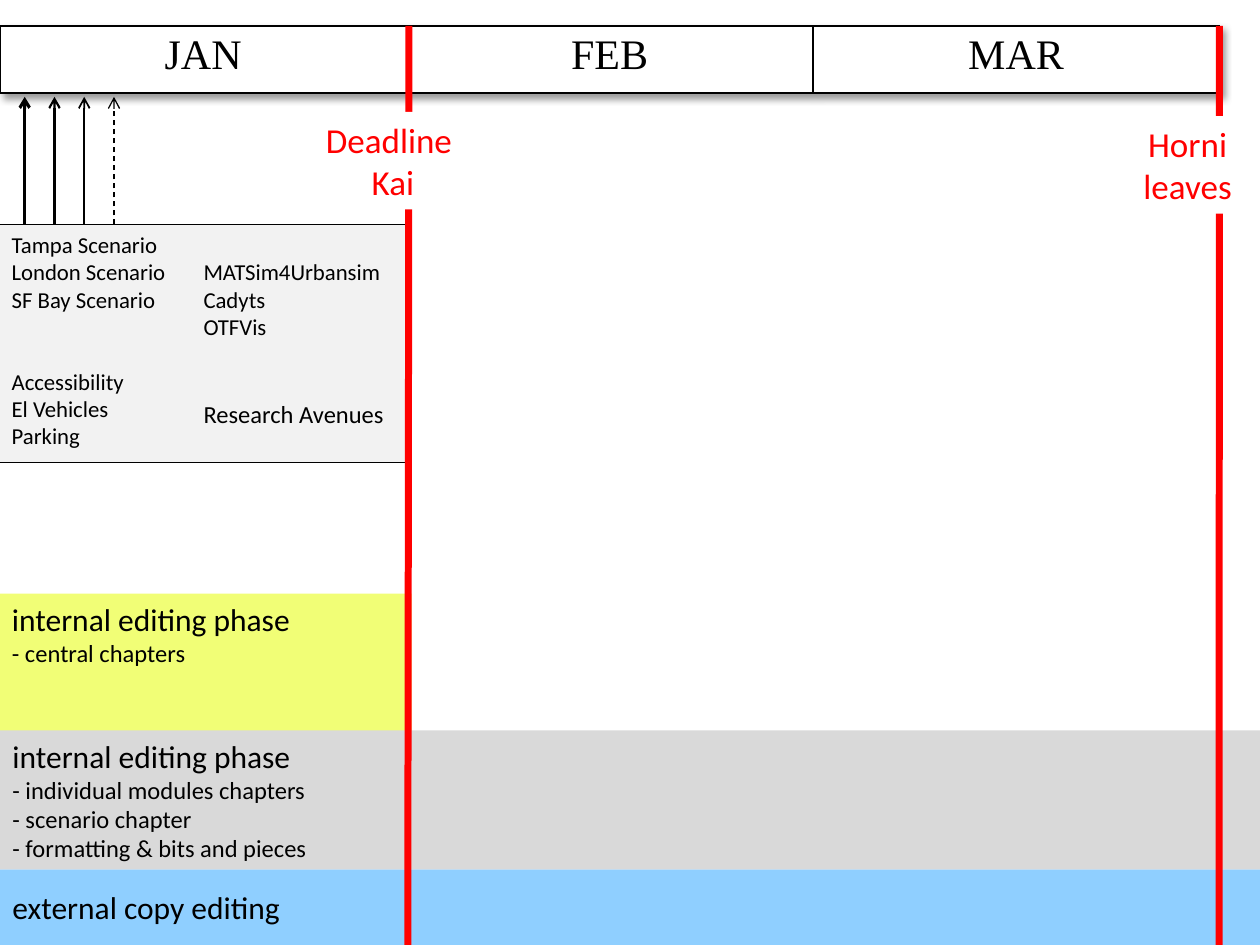
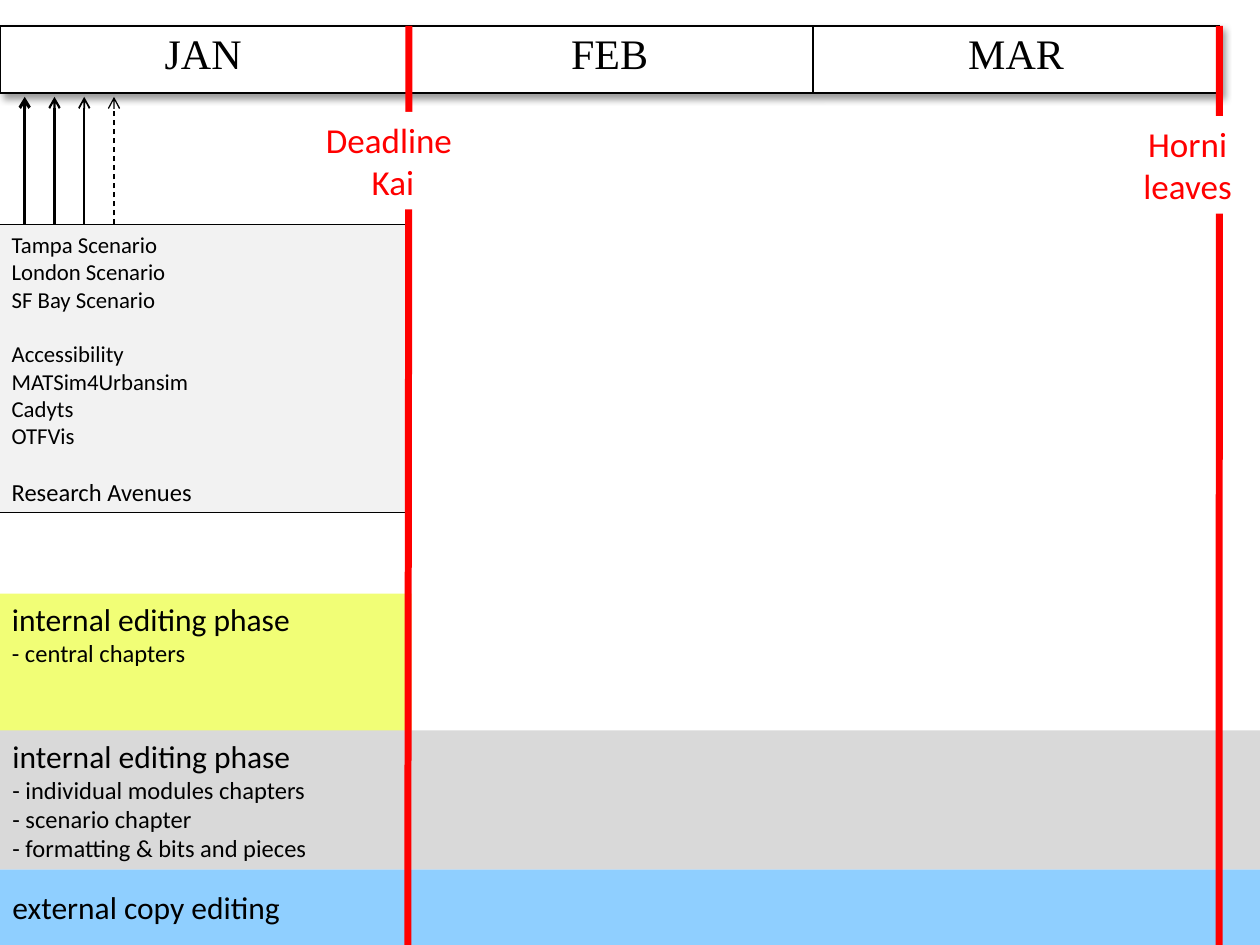
Before and after one commit to sashigurram/book, a slide deck: slide 1 of admin/timeline.pptx. Drawn at 1260x945 pixels with LibreOffice and Linux fonts; fonts in the diff are those of the drawing. Boxes give left, top, right and bottom in pixels: in the first picture for what was removed or moved away, otherwise in the second. Text is boxed around its words. In the diff, an @@ line names an element or a change of style, - is before the commit and + after.

```diff
--- a/admin/timeline.pptx
+++ b/admin/timeline.pptx
@@ rectangle "Tampa Scenario" resized from (x1=0, y1=224, x2=407, y2=462) to (x1=0, y1=224, x2=407, y2=512) @@
@@ text in rectangle at (x1=12, y1=401, x2=108, y2=448): paragraphs removed @@
-El Vehicles
-Parking
```
